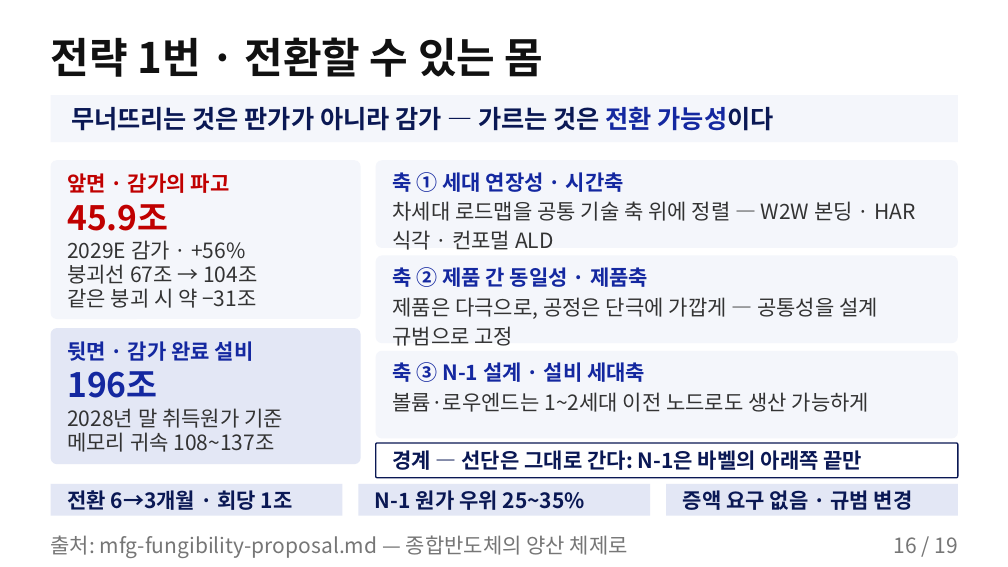
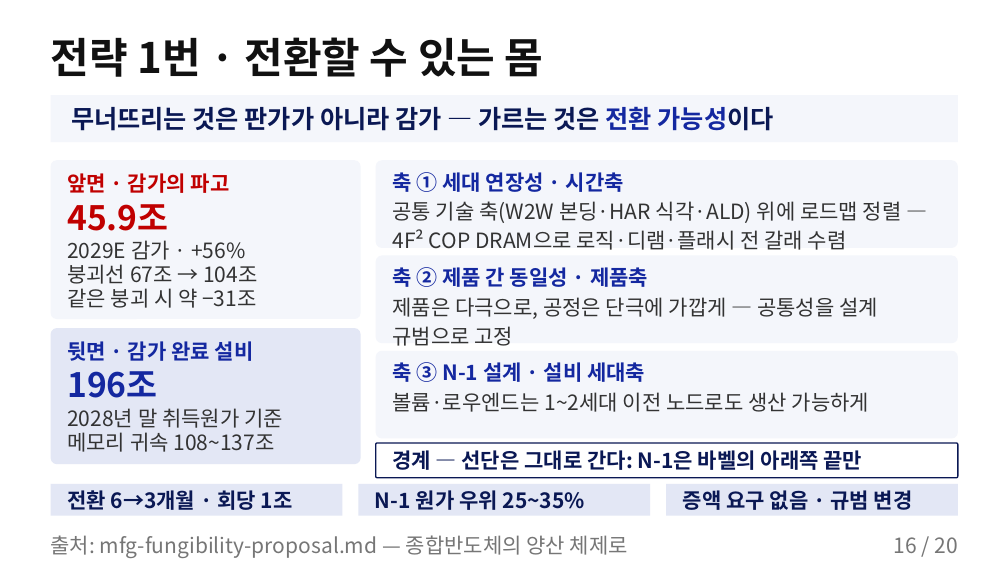
Before and after one commit to k31001/action-learning, a slide deck: slide 16 of outputs/presentation/storyline-common-overview.pptx. Drawn at 1008x567 pixels with LibreOffice and Linux fonts; fonts in the diff are those of the drawing. Boxes give left, top, right and bottom in pixels: in the first picture for what was removed or moved away, otherwise in the second. Text is boxed around its words. In the diff, an @@ line names an element or a change of style, - is before the commit and + after.

```diff
--- a/outputs/presentation/storyline-common-overview.pptx
+++ b/outputs/presentation/storyline-common-overview.pptx
@@ text at (392, 201, 902, 250): text changed @@
-차세대 로드맵을 공통 기술 축 위에 정렬 — W2W 본딩 · HAR 식각 · 컨포멀 ALD
+공통 기술 축(W2W 본딩·HAR 식각·ALD) 위에 로드맵 정렬 — 4F² COP DRAM으로 로직·디램·플래시 전 갈래 수렴
@@ text at (893, 537, 957, 553): text changed @@
-16 / 19
+16 / 20
```
Also in this commit, not shown: 16 other slides changed, 2 slides added, 1 slide removed, 4 other files.
